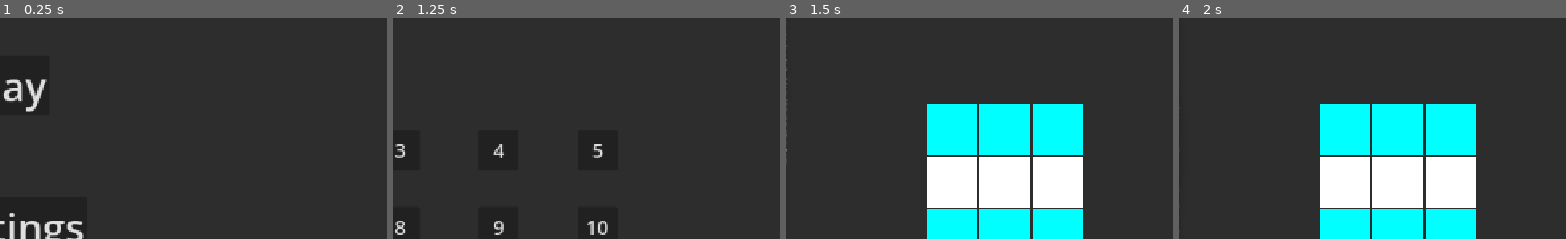
Above: before the commit, frames 1-4 (left to right).
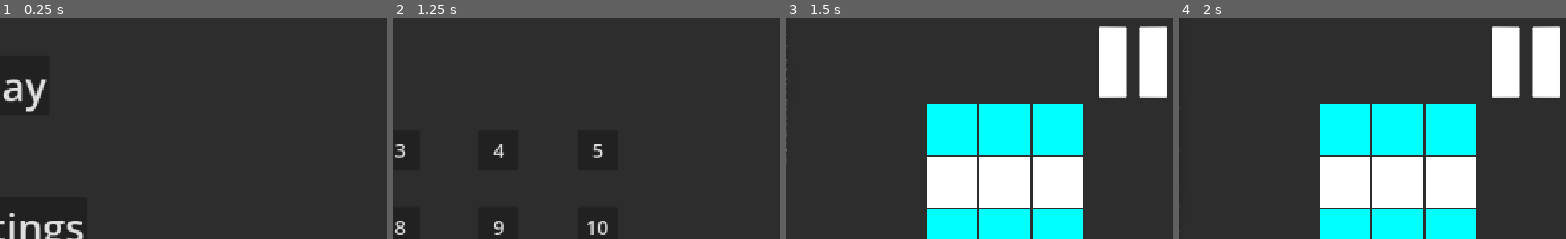
Above: after the commit, the same moments.

Repository: kaminaryu/printing-game
Game: Godot game, scene res://Scenes/main_menu.tscn
Two runs of this game, one before a commit and one after it. Both use one fixed random seed, a clock stepped at 60 frames per second and the inputs below.
Inputs:
- Up to frame 1 (0.25 s): no input
- Up to frame 2 (1.25 s): click "Play" at 0.5 s
- Up to frame 3 (1.5 s): click "1" at 1.25 s
- Up to frame 4 (2 s): no input
The pictures show only the part of the screen within x 50-100%, y 4-54%; the shares and areas given below are measured in that part.

Frames 1-2 are identical in both runs. In frame 3, 4.7% of the frame differs, in the area x 80-99%, y 3-37%; in frame 4, 4.7%.

Commit message:
Feat: Added a main GUI node, rn only have pause menu

Diff:
--- a/Resources/level_data.gd
+++ b/Resources/level_data.gd
@@ -4,6 +4,7 @@
 
 @export_subgroup("Level Configuration")
 @export var grid_size: Vector2i = Vector2i(5, 5)
+# NOTE: (RYU) shouldve used ColorsManager.CHANNELS
 @export var available_channels: Array[String] = ["c", "y", "m", "k"]
 
 @export_subgroup("Solution Layout")
--- a/Scenes/main.gd
+++ b/Scenes/main.gd
@@ -1,6 +1,7 @@
 extends Node2D
 
-@export var current_level: LevelData
+# @export var current_level: LevelData
+var current_level: LevelData
 
 @onready var printing_grid = $PrintingGrid
 @onready var grid_animator = $GridAnimator
@@ -27,11 +28,12 @@
 
 	var _load_level_by_number_successful: bool = _load_level_by_number(GameMaster.current_level_num)
 
-	if not _load_level_by_number_successful and current_level:
-		_load_level(current_level)
+	# if not _load_level_by_number_successful and current_level:
+	# 	_load_level(current_level)
 
 
 func _load_level(level_data: LevelData) -> void:
+	current_level = level_data
 	target_grid_data = level_data.get_target_grid_2d()
 
 	remaining_ink = level_data.ink_limits.duplicate()
@@ -146,11 +148,14 @@
 	if printing_grid.is_cascading:
 		return
 
-	if event.is_action_pressed("undo"):
+	if event.is_action_pressed("undo") :
 		SaveStatesManager.undo_action()
 
-	elif event.is_action_pressed("redo"):
+	elif event.is_action_pressed("redo") :
 		SaveStatesManager.redo_action()
 
-	elif event.is_action_pressed("reset_grid"):
+	elif event.is_action_pressed("reset_grid") :
 		reset_entire_level()
+
+	elif event.is_action_pressed("escape") :
+		pass
--- a/Scenes/main.tscn
+++ b/Scenes/main.tscn
@@ -7,6 +7,7 @@
 [ext_resource type="PackedScene" uid="uid://dqu6xara3up6f" path="res://UI/Widgets/palette.tscn" id="5_kry3j"]
 [ext_resource type="Texture2D" uid="uid://48w2knhwqkkv" path="res://Assets/game/paper.png" id="6_21xkr"]
 [ext_resource type="Texture2D" uid="uid://uhvf14vx7dqq" path="res://Assets/game/Continue.png" id="7_6bp64"]
+[ext_resource type="PackedScene" uid="uid://dl7lt4boi3qlk" path="res://Scenes/main_gui.tscn" id="8_344ge"]
 
 [sub_resource type="Animation" id="Animation_hptm8"]
 resource_name = "Level End"
@@ -280,4 +281,6 @@
 pivot_offset_ratio = Vector2(0.5, 0.5)
 texture_normal = ExtResource("7_6bp64")
 
+[node name="MainGUI" parent="CanvasLayer" unique_id=1677267965 instance=ExtResource("8_344ge")]
+
 [connection signal="pressed" from="CanvasLayer/VictoryPanel/ContinueButton" to="." method="_on_continue_button_pressed"]
